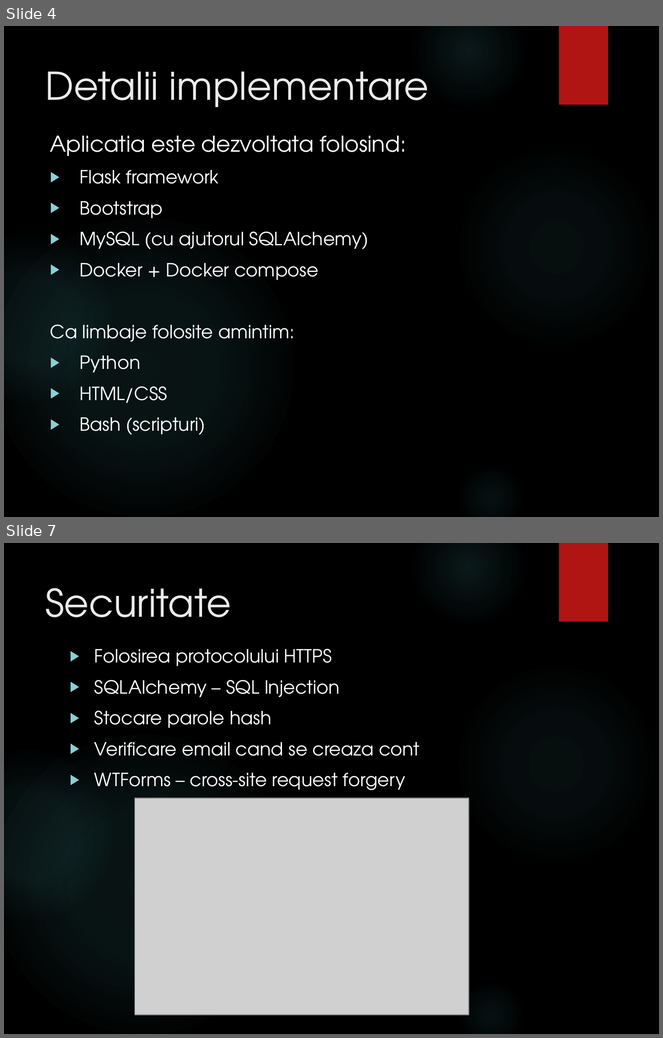
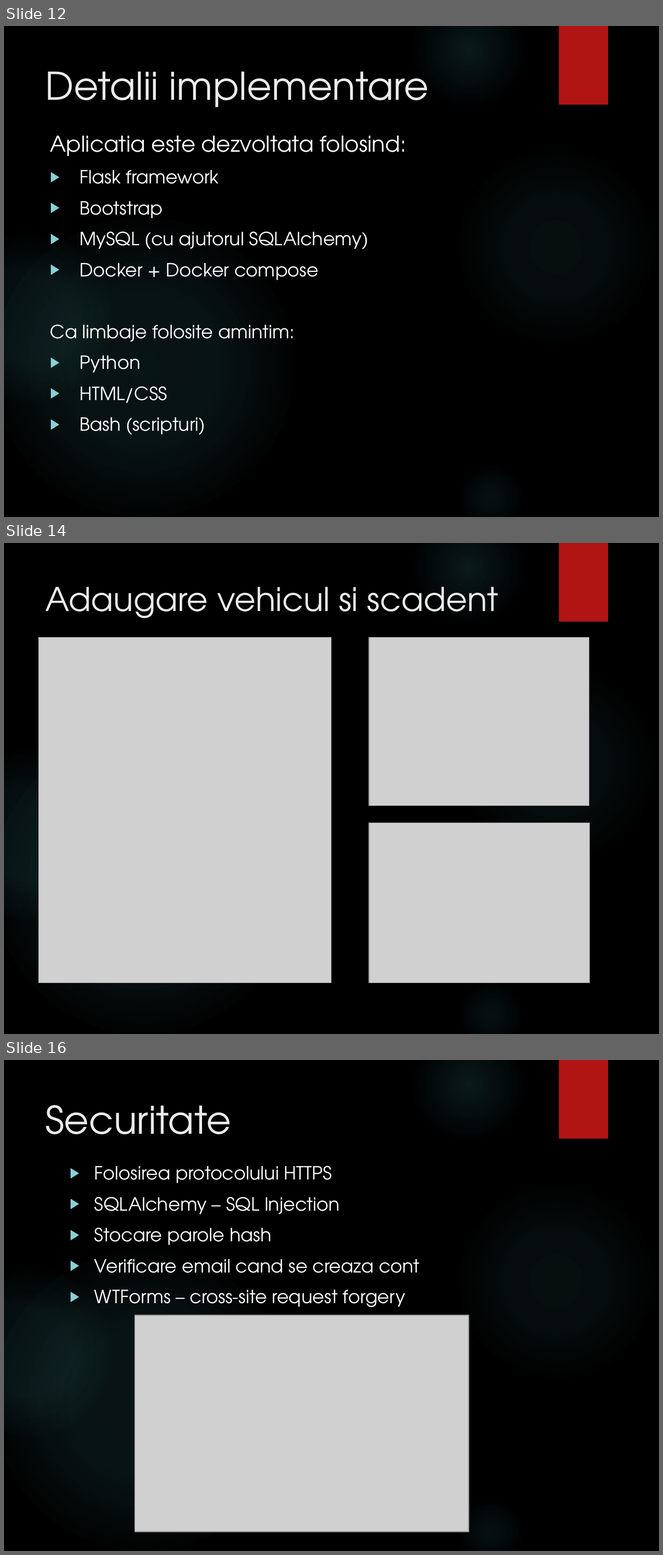
Before and after one commit to rizebi/bachelorProjectDiploma, a slide deck: Documentatie/Prezentare.pptx. Shown one above the other, each under a label of ours: slides 4 and 7 before the commit, slides 12, 14 and 16 after it; the slides between them are not shown. The pictures are 663x1038 and 663x1555 pixels, drawn with LibreOffice and Linux fonts; fonts in the diff are those of the drawing; grey boxes stand for pictures; background and template pictures are left out. Boxes give left, top, right and bottom in pixels: in the first picture for what was removed or moved away, otherwise in the second. Text is boxed around its words. In the diff, an @@ line names an element or a change of style, - is before the commit and + after.

```diff
--- a/Documentatie/Prezentare.pptx
+++ b/Documentatie/Prezentare.pptx
@@ slide 14 added at [4,543,659,1034], background picture (left out); not listed: 6 template elements that a slide beside it also shows @@
@@ title added at [45,587,499,618], 36 pt, text #EBEBEB @@
+Adaugare vehicul si scadent
@@ picture added at [39,637,332,983] @@
@@ picture added at [369,637,589,806] @@
@@ picture added at [369,823,590,983] @@
@@ what was slide 4 is now slide 12 @@
@@ what was slide 7 is now slide 16 @@
```
Also in this commit, not shown: 1 slide changed, 9 other slides added, 1 other file.
